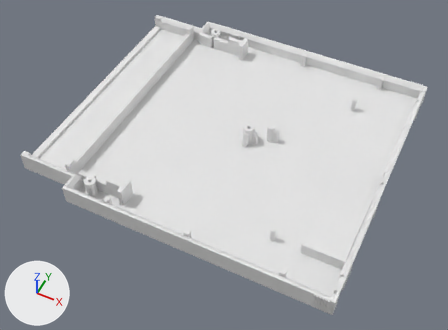
An edit to the Blender file nes/nes_cart_top.blend, drawn before and after from the same camera.
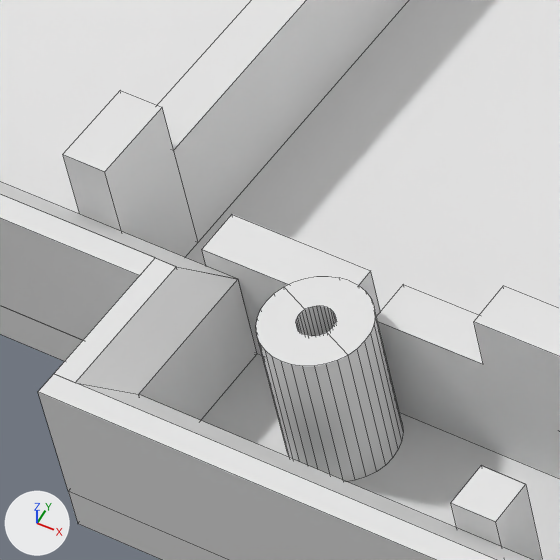
The first picture shows the older version from a 50 mm lens placed at (198.5, -195.0, 206.9), pointed at (120.9, -39.8, 13.0). The close-ups show both versions on the part from 13% to 26% of the width and 45% to 62% of the height of that picture; other places that the commit changed are outside them. The lights are fixed; the arrows at lower left show +X, +Y and +Z. The close-ups show mesh edges as thin lines.
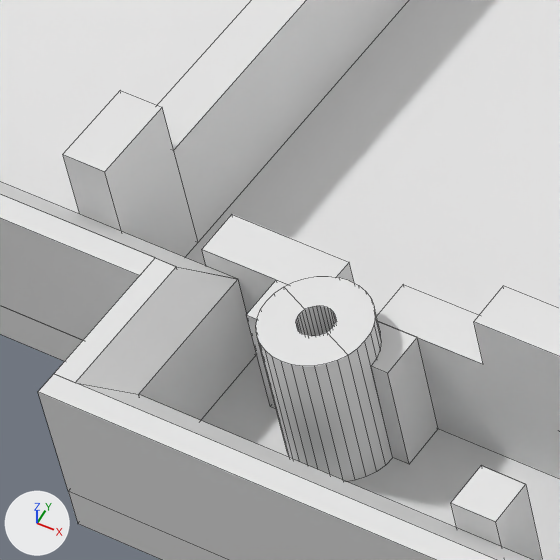
Pixel boxes [x1, y1, x2, y2] of what changed, in the close-ups (560 x 560 px):
'Cube.046', mesh rescaled
    before: [202, 215, 380, 355]
    after: [202, 215, 354, 314]
'Cube.086', added
    after: [371, 321, 438, 464]
'Cube.087', added
    after: [246, 280, 288, 409]

Edits to the bpy script that builds the scene:
```text
Change me_cube_089:
    where me_cube_089.from_pydata(...)  # 8 vertices, 6 faces; spans x 55.08..61.58, y -59.2..-57.2, z 14.0..19.5
    used by ob_cube_046; location = (139.15, -136.17, 6.0); rotation_euler = (0.0, 0.0, 3.142), in degrees (0, 0, 180)
    me_cube_089 part 1: the whole mesh is scaled about its middle by (0.846, 1, 1), then moved by (0.5, 0.0, 0.0)
Add me_cube_017:
    me_cube_017.from_pydata([(57.08, -59.2, 14.0), (57.08, -59.2, 19.5), (55.08, -59.2, 14.0), (55.08, -59.2, 19.5), (55.08, -57.2, 14.0), (55.08, -57.2, 19.5), (56.64, -57.91, 14.0), (56.22, -57.78, 14.0), (55.83, -57.57, 14.0), (55.49, -57.29, 14.0), (57.08, -57.95, 14.0), (57.08, -57.95, 19.5), (55.41, -57.2, 14.0), (55.41, -57.2, 19.5), (55.49, -57.29, 19.5), (55.83, -57.57, 19.5), (56.22, -57.78, 19.5), (56.64, -57.91, 19.5)], [], [(11, 1, 0, 10), (12, 4, 5, 13), (4, 2, 3, 5), (2, 0, 1, 3), (0, 2, 4, 12, 9, 8, 7, 6, 10), (13, 5, 3, 1, 11, 17, 16, 15, 14), (10, 6, 17, 11), (7, 16, 17, 6), (7, 8, 15, 16), (8, 9, 14, 15), (14, 9, 12, 13)])
Add me_cube_008:
    me_cube_008.from_pydata([(57.08, -57.2, 14.0), (57.08, -57.2, 19.5), (55.08, -57.2, 14.0), (55.21, -58.95, 14.0), (55.08, -57.2, 19.5), (55.49, -58.61, 14.0), (55.83, -58.33, 14.0), (56.22, -58.12, 14.0), (56.64, -57.99, 14.0), (57.08, -57.95, 14.0), (57.08, -57.95, 19.5), (55.08, -59.19, 14.0), (55.08, -59.19, 19.5), (55.21, -58.95, 19.5), (55.83, -58.33, 19.5), (55.49, -58.61, 19.5), (56.22, -58.12, 19.5), (56.64, -57.99, 19.5)], [], [(0, 1, 10, 9), (0, 2, 4, 1), (4, 2, 11, 12), (2, 0, 9, 8, 7, 6, 5, 3, 11), (10, 1, 4, 12, 13, 15, 14, 16, 17), (12, 11, 3, 13), (13, 3, 5, 15), (15, 5, 6, 14), (14, 6, 7, 16), (16, 7, 8, 17), (17, 8, 9, 10)])
Add ob_cube_087:
    ob_cube_087 = bpy.data.objects.new('Cube.087', me_cube_017)
    ob_cube_087.location = (140.27, -23.89, 6.0)
    ob_cube_087.rotation_euler = (0.0, 0.0, 4.712)  # degrees (0, 0, 270)
Add ob_cube_086:
    ob_cube_086 = bpy.data.objects.new('Cube.086', me_cube_008)
    ob_cube_086.location = (144.77, -23.89, 6.0)
    ob_cube_086.rotation_euler = (0.0, 0.0, 4.712)  # degrees (0, 0, 270)
```
